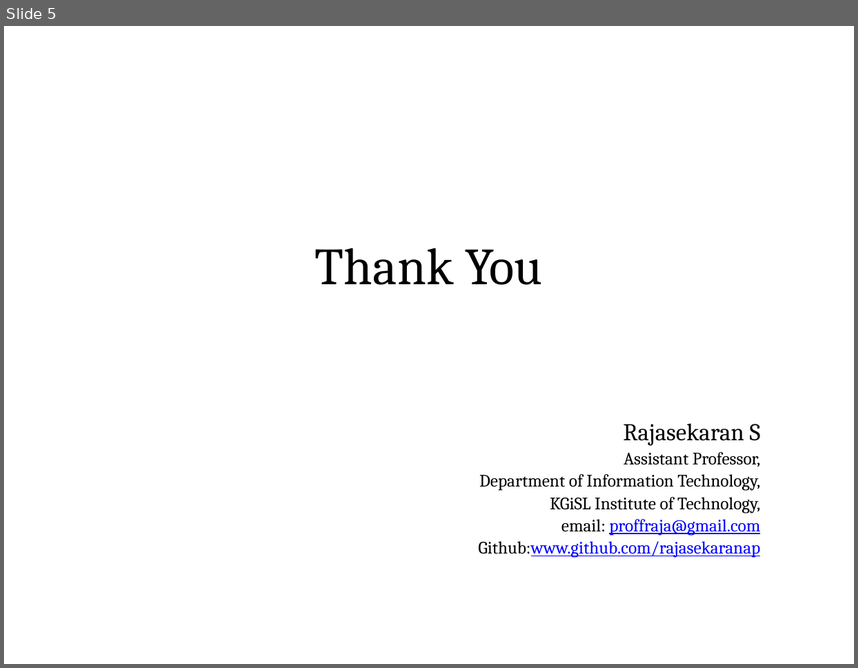
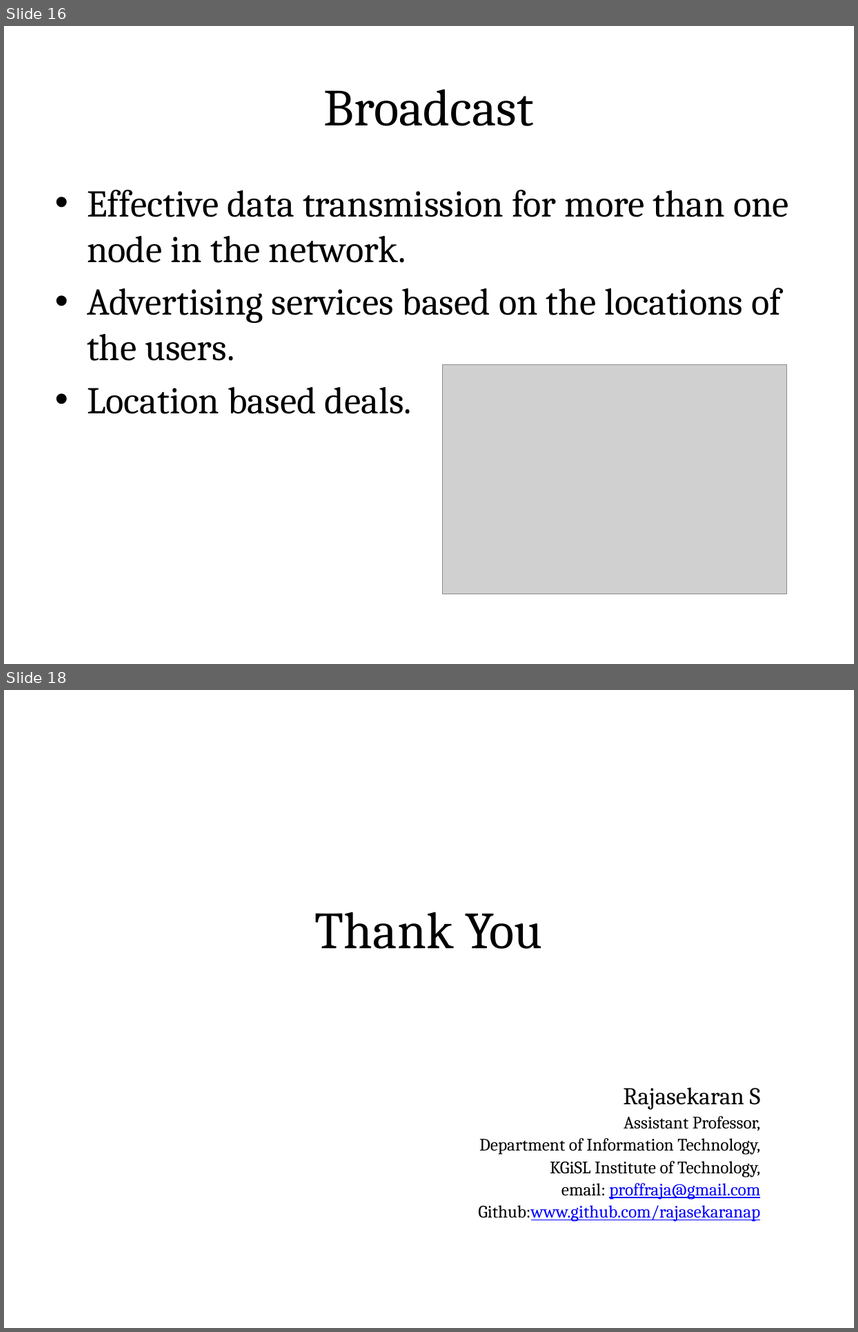
Before and after one commit to rajasekaran36/IT6601-Mobile-Computing, a slide deck: Slides/IT6601-U1.pptx. Shown one above the other, each under a label of ours: slide 5 before the commit, slides 16 and 18 after it; the slides between them are not shown. The pictures are 858x668 and 858x1332 pixels, drawn with LibreOffice and Linux fonts; fonts in the diff are those of the drawing; grey boxes stand for pictures. Boxes give left, top, right and bottom in pixels: in the first picture for what was removed or moved away, otherwise in the second. Text is boxed around its words. In the diff, an @@ line names an element or a change of style, - is before the commit and + after.

```diff
--- a/Slides/IT6601-U1.pptx
+++ b/Slides/IT6601-U1.pptx
@@ slide 16 added at <box>4,26,854,664</box>, background #FFFFFF @@
@@ title added at <box>47,52,811,158</box>, fill gradient #DAFDA7 to #E4FCC2 to #F5FFE7, outline #98B955 0.75 pt, 44 pt, text #000000 @@
+Broadcast
@@ text added at <box>87,190,789,414</box>, 32 pt, text #000000 @@
+• Effective data transmission for more than one node in the network.
+• Advertising services based on the locations of the users.
+• Location based deals.
@@ picture added at <box>443,364,787,593</box> @@
@@ what was slide 5 is now slide 18 @@
```
Also in this commit, not shown: 1 slide changed, 13 other slides added, 1 slide removed.
